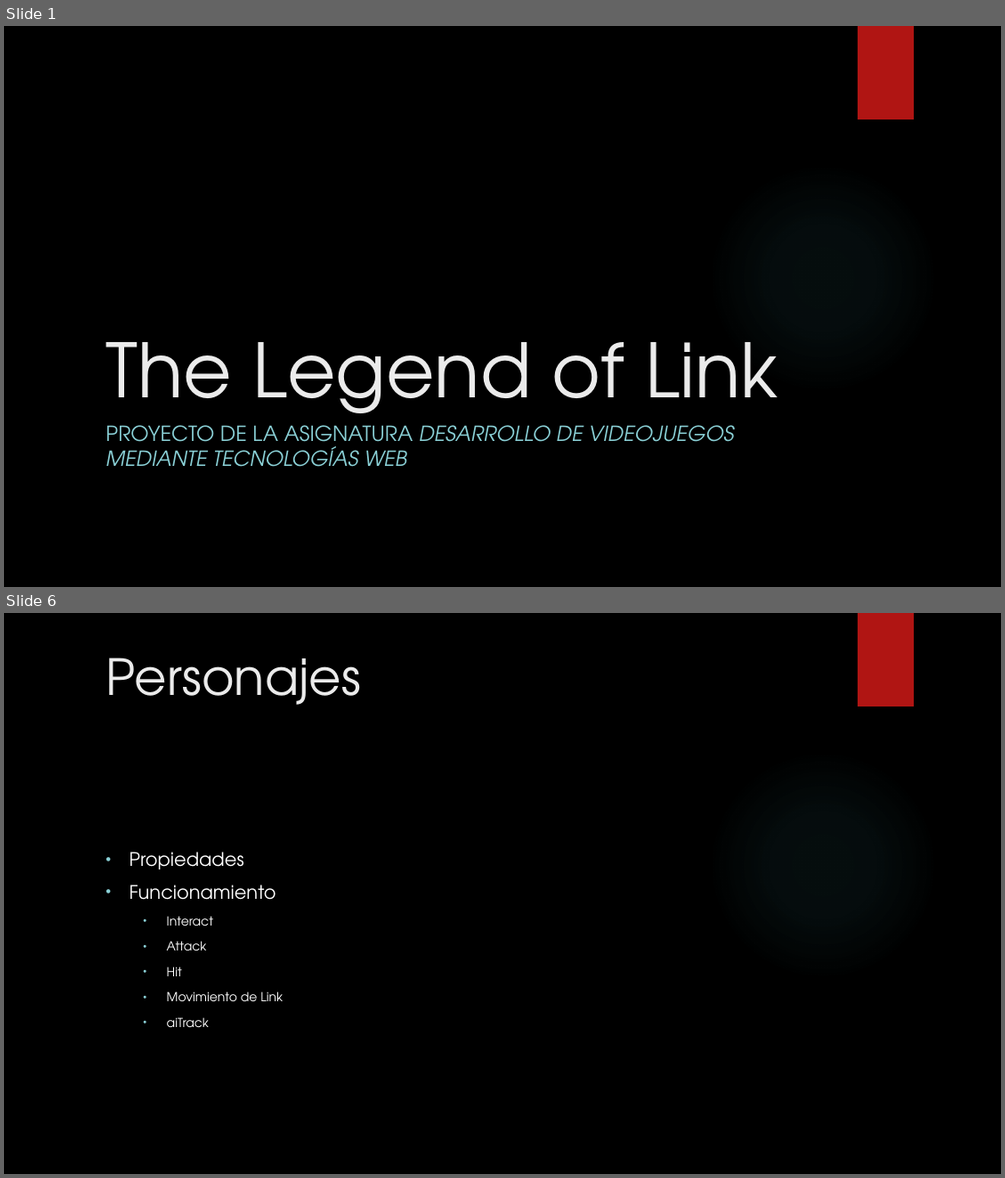
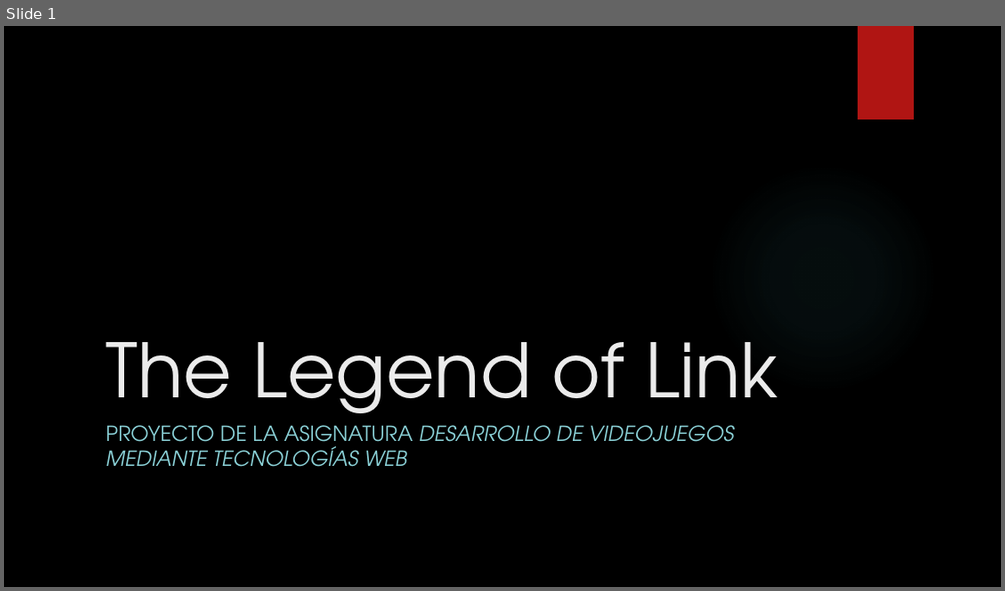
Before and after one commit to Athoka/Link, a slide deck: Presentacion/The Legend of Link.pptx. Shown one above the other, each under a label of ours: slides 1 and 6 before the commit, slide 1 after it; the slides between them are not shown. The pictures are 1005x1178 and 1005x591 pixels, drawn with LibreOffice and Linux fonts; fonts in the diff are those of the drawing; background and template pictures are left out. Boxes give left, top, right and bottom in pixels: in the first picture for what was removed or moved away, otherwise in the second. Text is boxed around its words. In the diff, an @@ line names an element or a change of style, - is before the commit and + after.

```diff
--- a/Presentacion/The Legend of Link.pptx
+++ b/Presentacion/The Legend of Link.pptx
@@ slide 6 removed at [4, 613, 1001, 1174], background picture (left out); not listed: 2 template elements that a slide beside it also shows @@
@@ title removed at [105, 657, 360, 705] @@
-Personajes
@@ text removed at [129, 852, 283, 1027] @@
-• Propiedades
-• Funcionamiento
-  • Interact
-  • Attack
-  • Hit
-  • Movimiento de Link
-  • aiTrack
```
Also in this commit, not shown: 10 slides changed, 1 slide added, 2 other slides removed.
